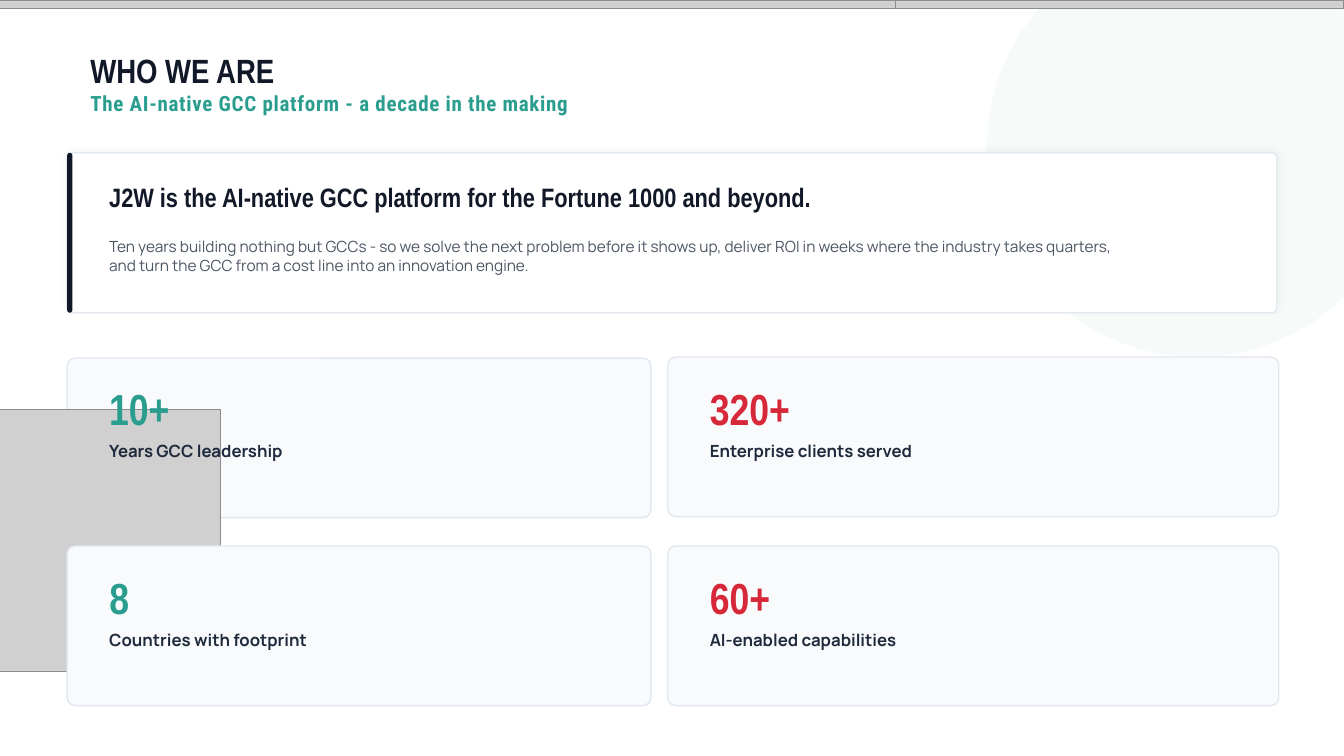
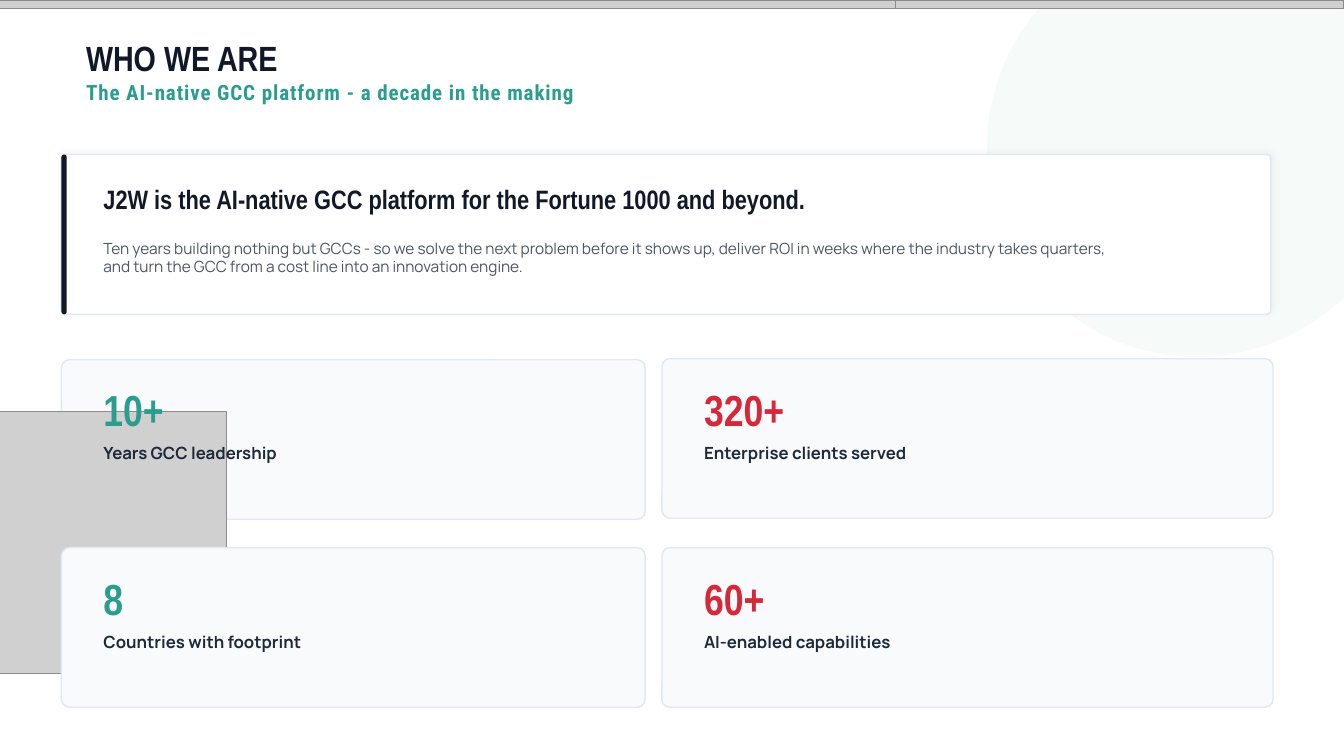
Before and after one commit to athu07/Deck-Engine, a slide deck: slide 3 of data/decks/WORKING_COPY_Master_Deck.pptx. Drawn at 1344x756 pixels with LibreOffice and Linux fonts; fonts in the diff are those of the drawing; grey boxes stand for pictures; background and template pictures are left out. Boxes give left, top, right and bottom in pixels: in the first picture for what was removed or moved away, otherwise in the second. Text is boxed around its words. In the diff, an @@ line names an element or a change of style, - is before the commit and + after.

```diff
--- a/data/decks/WORKING_COPY_Master_Deck.pptx
+++ b/data/decks/WORKING_COPY_Master_Deck.pptx
@@ text "WHO WE ARE": place and size @@
-text "WHO WE ARE" at [90, 59, 274, 84]
+text "WHO WE ARE" at [86, 46, 277, 72]
@@ text "WHO WE ARE" at [86, 46, 277, 72]: size 24 to 25 pt @@
@@ text "The AI-native GCC platform - ...": place and size @@
-text "The AI-native GCC platform - ..." at [90, 95, 568, 116]
+text "The AI-native GCC platform - ..." at [86, 84, 573, 105]
@@ text "The AI-native GCC platform - ..." at [86, 84, 573, 105]: letter spacing 0.5 to 0.7 pt @@
@@ 10 texts, 6 rounded rectangles: place and size @@
-10 texts, 6 rounded rectangles at [68, 153, 1278, 706]
+10 texts, 6 rounded rectangles at [62, 154, 1273, 707]
@@ picture: place and size @@
-picture at [0, 409, 220, 671]
+picture at [0, 411, 226, 674]
```
Also in this commit, not shown: 34 other slides changed, 16 slides added, 20 other files.
